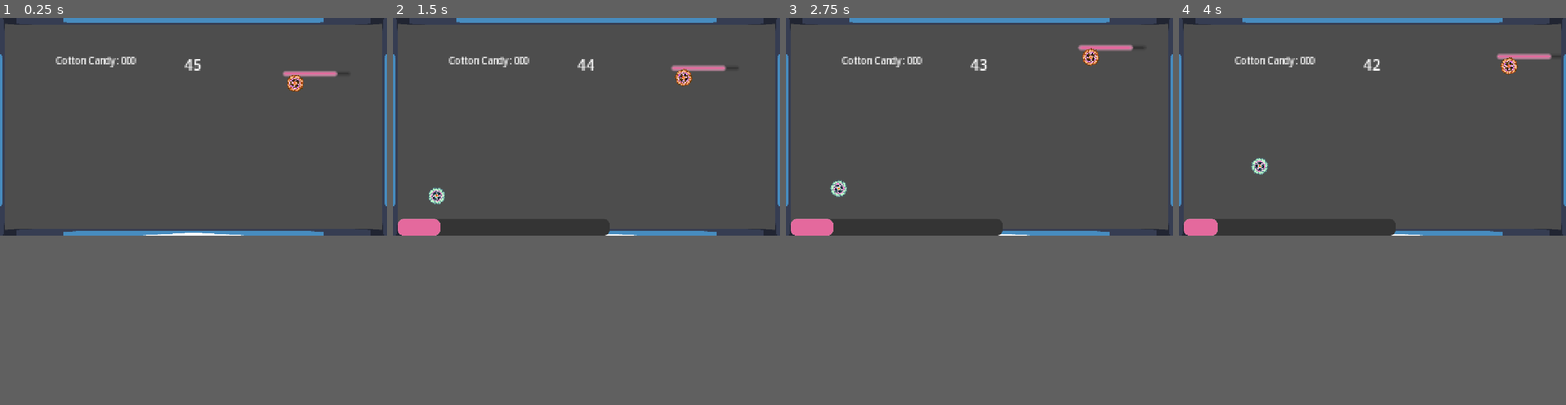
Above: before the commit, frames 1-4 (left to right).
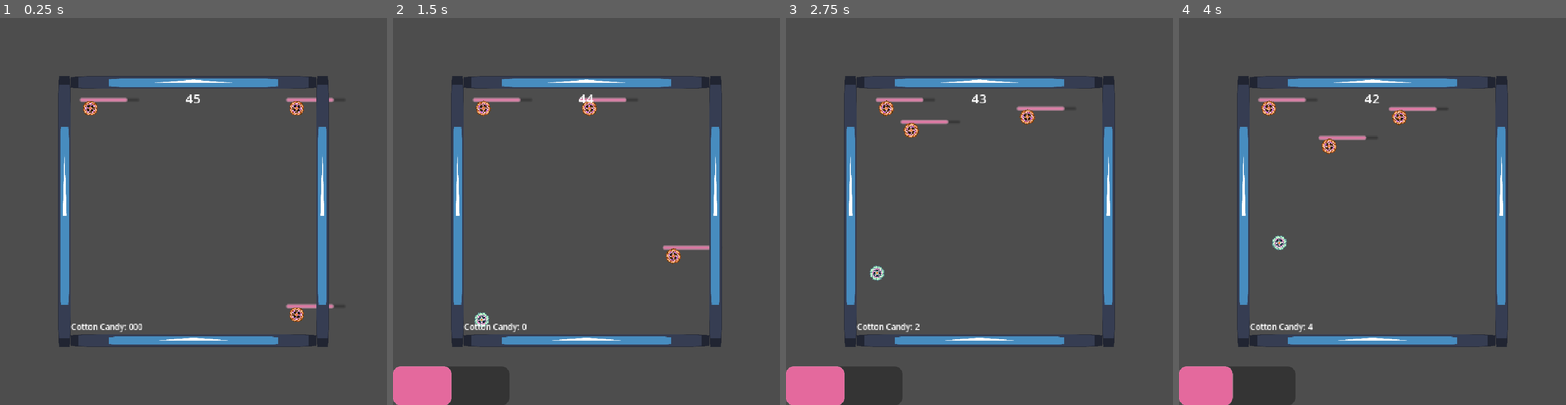
Above: after the commit, the same moments.

Repository: We-ALL-Play-Warthunder-Not-Just-Me/verySeriousSpinningCottonCandyGame
Game: Godot game, scene res://main_game.tscn
Same seed, same stepped clock (60 frames per second), same inputs: the game is played once before the commit and once after it. The engine's default icon, where the game draws it, is replaced by a stand-in: a white triangle on a blue panel in a dark square.
Inputs (mouse positions are in pixels of both pictures, inside the frame that each line leads up to):
- Up to frame 1 (0.25 s): no input
- Up to frame 2 (1.5 s): tap Enter at 0.5 s; move the mouse to (671, 114) at 0.52 s; press the mouse at (671, 114) at 0.53 s; move the mouse to (509, 137) at 1.27 s; release the mouse at (509, 137) at 1.28 s; click (509, 137) at 1.35 s
- Up to frame 3 (2.75 s): move the mouse to (1018, 79) at 2.02 s; press the mouse at (1018, 79) at 2.03 s
- Up to frame 4 (4 s): move the mouse to (1353, 168) at 2.77 s; release the mouse at (1353, 168) at 2.78 s; click (1353, 168) at 2.85 s; move the mouse to (1488, 161) at 3.52 s; press the mouse at (1488, 161) at 3.53 s
The window is 800x450 before the commit and 800x800 after it. Grey fills any space a smaller window leaves; there, only what the larger window draws over its background counts as a difference.

The runs differ from the first frame. In frame 1, 8.8% of the frame differs, in the area x 0-100%, y 0-85%; in frame 2, 14%; in frame 3, 14%, in the area x 0-100%, y 0-100%; in frame 4, 14%.

Commit message:
General Enemy Logic
Gave the enemies a brain to pick a random target and dash towards them at a randomly set speed instead of just shooting around aimlessly like before. Now they're at least trying to "win", even if there isn't really a win yet.

Diff:
--- a/Enemies/enemy.gd
+++ b/Enemies/enemy.gd
@@ -1,18 +1,55 @@
 extends RigidBody2D
 
-@export var temp_world = Node2D
+@onready var center_stage = get_node("/root/MainGame/CenterStage")
+@onready var spinners = get_node("..")
 @onready var health = $HealthComponent
-var bah = 0
+var min_wait_time = 0.5
+var max_wait_time = 2.0
+var final_wait_time
 var previous_frame: Vector2
+var max_power = 50
+var min_power = 10
+var max_amplifier = 1.5
+var dash_time = 3
+var dash_countdown
+var can_dash = true
+
+func _ready() -> void:
+	final_wait_time = randf_range(min_wait_time, max_wait_time)
 
 # Called every frame. 'delta' is the elapsed time since the previous frame.
-func _process(_delta: float) -> void:
-	var to_center = self.position.direction_to(temp_world.position)
-	self.apply_force(to_center * temp_world.gravity)
-	bah += 1
-	if bah > 60:
-		bah = 0
-		var random_temp = randi_range(-20, 20)
-		var random_temp_two = randi_range(-20, 20)
-		self.apply_force(Vector2(random_temp, random_temp_two))
+func _process(delta: float) -> void:
+	var to_center = self.position.direction_to(center_stage.position)
+	self.apply_force(to_center * center_stage.gravity)
+
+	if can_dash == true:
+		final_wait_time -= delta
+		if final_wait_time < 0:
+			can_dash = false
+			dash_countdown = dash_time
+			pick_target()
+	else:
+		final_wait_time = randf_range(min_wait_time, max_wait_time)
+		dash_countdown -= delta
+		if dash_countdown < 0:
+			can_dash = true
+
 	previous_frame = self.linear_velocity
+
+func launch_self(target: RigidBody2D):
+	var direction_to_target = self.position.direction_to(target.position)
+	var final_power = randi_range(min_power, max_power)
+	var force = (direction_to_target * final_power).limit_length(max_power)
+	self.apply_force(force * max_amplifier)
+	print(self.position.direction_to(target.position))
+	pass
+
+func pick_target():
+	var active_spinners = spinners.get_child_count()
+	var random_target = randi_range(0, active_spinners-1)
+	var chosen_target = spinners.get_child(random_target)
+	if chosen_target.name == self.name:
+		pick_target()
+	else:
+		print(self.name," has chosen Target: ", chosen_target.name)
+		launch_self(chosen_target)
--- a/Player/Player.tscn
+++ b/Player/Player.tscn
@@ -121,7 +121,7 @@
 [node name="HealthComponent" type="Node" parent="." unique_id=627178191]
 script = ExtResource("1_3qydi")
 MaxHp = 50
-CurrentHP = 10
+CurrentHP = 25
 HealthDecay = 2
 metadata/_custom_type_script = "uid://uflgtvyrjjt"
 
@@ -134,8 +134,11 @@
 [node name="CanvasLayer" type="CanvasLayer" parent="." unique_id=103509141]
 
 [node name="HealthBar" parent="CanvasLayer" unique_id=103673131 node_paths=PackedStringArray("health") instance=ExtResource("2_q3lat")]
-anchor_left = 0.0125
-anchor_right = 0.5601562
+anchor_top = 0.9
+anchor_right = 0.3
+offset_right = 1.0
+offset_bottom = 1.0
+grow_vertical = 1
 health = NodePath("../../HealthComponent")
 
 [node name="upgrade_manager" type="Node" parent="." unique_id=609327852 node_paths=PackedStringArray("health")]
--- a/Player/arrow_display.gd
+++ b/Player/arrow_display.gd
@@ -15,9 +15,9 @@
 	var draw_arrow_limit = player.position - mouse_position
 	self.position = draw_arrow_limit.limit_length(player.max_power)
 	self.rotation = self.position.angle()
-	if draw_arrow_limit.length() > player.half_power:
+	if draw_arrow_limit.length() > (player.max_power/2):
 		self.texture = green_arrow
-	elif draw_arrow_limit.length() > player.fourth_power:
+	elif draw_arrow_limit.length() > (player.max_power/4):
 		self.texture = yellow_arrow
 	elif draw_arrow_limit.length() > 0:
 		self.texture = red_arrow
--- a/Player/player_rigid.gd
+++ b/Player/player_rigid.gd
@@ -1,28 +1,26 @@
 extends RigidBody2D
 
 var mouse_position
+var max_amplifier = 2.0
 var amplifier = 0.0
 var max_power = 60
-var dash_time = 5
-var candy_multiplier
-var max_damage = 30
+var dash_time = 3
+var max_damage = 15
 @onready var draw_arrow = $VerySeriousArrows3
 @onready var health = $HealthComponent
 @onready var animations = $VerySeriousPlayer/PlayerAnimations
 @onready var hit_box = $DamageArea/PlayerHitBox
-@onready var half_health = health.MaxHp/2
-@onready var fourth_health = health.MaxHp/4
-@onready var half_power = max_power/2
-@onready var fourth_power = max_power/4
 var can_dash = true
 var aiming = false
 var dash_countdown
 @onready var center_stage = get_node("/root/MainGame/CenterStage")
 var previous_frame: Vector2
 @onready var spawner = get_node("/root/MainGame/PlayerSpawn")
+@onready var candy_tracker = get_node("/root/MainGame/CottonCandyTracker")
 
 func _ready() -> void:
 	health.healthDEATH.connect(spawner.kill_player)
+	health.healthDEATH.connect(candy_tracker.player_died)
 
 # Called every frame. 'delta' is the elapsed time since the previous frame.
 func _process(delta: float) -> void:
@@ -56,21 +54,21 @@
 		if dash_countdown <= 0:
 			can_dash = true
 
-	if health.CurrentHP > half_health:
+	if health.CurrentHP > (health.MaxHp/2):
 		animations.play("PlayerSpinHigh")
-		candy_multiplier = 3
-		amplifier = 3.0
-	elif health.CurrentHP > fourth_health:
+		candy_tracker.candy_multiplier = 3
+		amplifier = max_amplifier
+	elif health.CurrentHP > (health.MaxHp/4):
 		animations.play("PlayerSpinMed")
-		candy_multiplier = 2
-		amplifier = 2.0
+		candy_tracker.candy_multiplier = 2
+		amplifier = (max_amplifier/2)
 	elif health.CurrentHP > 0:
 		animations.play("PlayerSpinLow")
-		candy_multiplier = 1
-		amplifier = 1.0
+		candy_tracker.candy_multiplier = 1
+		amplifier = (max_amplifier/4)
 	else:
 		animations.stop()
-		candy_multiplier = 0
+		candy_tracker.candy_multiplier = 0
 
 	var to_center = self.position.direction_to(center_stage.position)
 	self.apply_force(to_center * center_stage.gravity)
@@ -86,7 +84,7 @@
 		var force_percent = force_difference / force_total
 		var enemy_damage = ceili(max_damage * force_percent)
 		enemy.health.takeDamage(enemy_damage)
-		self.health.heal(enemy_damage/2)
+		self.health.heal(ceili(enemy_damage/2))
 		#print("Player Force: ", player_force)
 		#print("Enemy Force: ", enemy_force)
 		#print("Total Force: ", force_total)
@@ -101,6 +99,3 @@
 	print("boop")
 	if body.name != "Player" and body is RigidBody2D:
 		steal_spin(body)
-		#var hold = self.linear_velocity.normalized() * (test.shape.radius * 2)
-		#test_arrow_two.target_position = previous_frame
-		#Engine.set_time_scale(0.0)
--- a/cotton_candy_tracker.gd
+++ b/cotton_candy_tracker.gd
@@ -3,10 +3,14 @@
 var cotton_candy
 var candy_value = 1
 var final_candy = 0
+var candy_multiplier = 0
 #@onready var player = get_node("../Player")
 
-#func _on_candy_timer_timeout() -> void:
-	#var add_candy = candy_value * player.candy_multiplier
-	#final_candy += add_candy
-	##print(final_candy)
-	#self.text = "Cotton Candy: " + str(final_candy)
+func _on_candy_timer_timeout() -> void:
+	var add_candy = candy_value * candy_multiplier
+	final_candy += add_candy
+	#print(final_candy)
+	self.text = "Cotton Candy: " + str(final_candy)
+
+func player_died():
+	candy_multiplier = 0
--- a/main_game.tscn
+++ b/main_game.tscn
@@ -13,8 +13,19 @@
 
 [node name="MainGame" type="Node" unique_id=2037128485]
 
+[node name="Spinners" type="Node" parent="." unique_id=1643844216]
+
+[node name="Enemy" parent="Spinners" unique_id=222236015 instance=ExtResource("4_6bm6p")]
+position = Vector2(128, -128)
+
+[node name="Enemy2" parent="Spinners" unique_id=876122978 instance=ExtResource("4_6bm6p")]
+position = Vector2(128, 128)
+
+[node name="Enemy3" parent="Spinners" unique_id=1965795647 instance=ExtResource("4_6bm6p")]
+position = Vector2(-128, -128)
+
 [node name="PlayerSpawn" type="Node2D" parent="." unique_id=1170452474]
-position = Vector2(-160, 72)
+position = Vector2(-128, 128)
 script = ExtResource("1_l5ukw")
 
 [node name="Timer" type="Timer" parent="PlayerSpawn" unique_id=197971034]
@@ -25,13 +36,13 @@
 script = ExtResource("1_2pltu")
 
 [node name="Camera2D" type="Camera2D" parent="." unique_id=1344449492]
-zoom = Vector2(3, 3)
+zoom = Vector2(2, 2)
 
 [node name="GameTime" type="Label" parent="." unique_id=456201287]
 offset_left = -24.0
-offset_top = -80.0
+offset_top = -152.0
 offset_right = 24.0
-offset_bottom = -57.0
+offset_bottom = -129.0
 text = "45"
 horizontal_alignment = 1
 vertical_alignment = 1
@@ -39,6 +50,7 @@
 
 [node name="Timer" type="Timer" parent="GameTime" unique_id=405559357]
 wait_time = 45.0
+one_shot = true
 autostart = true
 
 [node name="AudioStreamPlayer2D" type="AudioStreamPlayer2D" parent="." unique_id=1580899563]
@@ -47,9 +59,9 @@
 
 [node name="CottonCandyTracker" type="Label" parent="." unique_id=1152458661]
 offset_left = -152.0
-offset_top = -80.0
+offset_top = 136.0
 offset_right = -64.0
-offset_bottom = -64.0
+offset_bottom = 152.0
 theme_override_font_sizes/font_size = 10
 text = "Cotton Candy: 000"
 script = ExtResource("6_2pltu")
@@ -57,13 +69,9 @@
 [node name="CandyTimer" type="Timer" parent="CottonCandyTracker" unique_id=1219899050]
 autostart = true
 
-[node name="Enemy" parent="." unique_id=222236015 node_paths=PackedStringArray("temp_world") instance=ExtResource("4_6bm6p")]
-position = Vector2(112, -48)
-temp_world = NodePath("../CenterStage")
-
 [node name="Wall" type="Sprite2D" parent="." unique_id=1647511951]
-position = Vector2(-1.9550323e-05, -120)
-scale = Vector2(3.2499998, 0.125)
+position = Vector2(1.9073486e-06, -160)
+scale = Vector2(2.375, 0.125)
 texture = ExtResource("7_f52ns")
 
 [node name="StaticBody2D" type="StaticBody2D" parent="Wall" unique_id=1132835991]
@@ -74,8 +82,8 @@
 shape = SubResource("RectangleShape2D_tsdbm")
 
 [node name="Wall2" type="Sprite2D" parent="." unique_id=279883379]
-position = Vector2(-1.9550323e-05, 119.99999)
-scale = Vector2(3.2499998, 0.125)
+position = Vector2(3.8146973e-06, 160)
+scale = Vector2(2.375, 0.125)
 texture = ExtResource("7_f52ns")
 
 [node name="StaticBody2D" type="StaticBody2D" parent="Wall2" unique_id=1736148737]
@@ -86,8 +94,8 @@
 shape = SubResource("RectangleShape2D_tsdbm")
 
 [node name="Wall3" type="Sprite2D" parent="." unique_id=1341408351]
-position = Vector2(216, -7.6293945e-06)
-scale = Vector2(0.1249998, 2)
+position = Vector2(160, 5.722046e-06)
+scale = Vector2(0.1249998, 2.625)
 texture = ExtResource("7_f52ns")
 
 [node name="StaticBody2D" type="StaticBody2D" parent="Wall3" unique_id=481045631]
@@ -97,8 +105,8 @@
 shape = SubResource("RectangleShape2D_tsdbm")
 
 [node name="Wall4" type="Sprite2D" parent="." unique_id=1649578867]
-position = Vector2(-216, 0)
-scale = Vector2(0.1249998, 2)
+position = Vector2(-160, 5.722046e-06)
+scale = Vector2(0.1249998, 2.625)
 texture = ExtResource("7_f52ns")
 
 [node name="StaticBody2D" type="StaticBody2D" parent="Wall4" unique_id=1500575370]
--- a/player_spawn_test.gd
+++ b/player_spawn_test.gd
@@ -1,7 +1,7 @@
 extends Node2D
 
 @onready var new_player = preload("res://Player/Player.tscn")
-@onready var stage = get_node("..")
+@onready var spinners = get_node("../Spinners")
 @onready var timer = $Timer
 var player
 var timer_max = 5
@@ -12,5 +12,5 @@
 
 func spawn_player():
 	player = new_player.instantiate()
-	stage.add_child.call_deferred(player)
+	spinners.add_child.call_deferred(player)
 	player.global_position = self.global_position
--- a/project.godot
+++ b/project.godot
@@ -21,8 +21,8 @@
 
 [display]
 
-window/size/viewport_width=1280
-window/size/viewport_height=720
+window/size/viewport_width=960
+window/size/viewport_height=960
 window/stretch/mode="canvas_items"
 window/stretch/aspect="expand"
 
